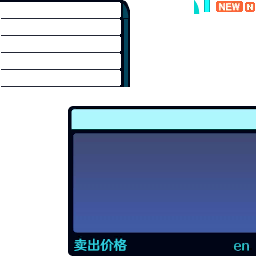
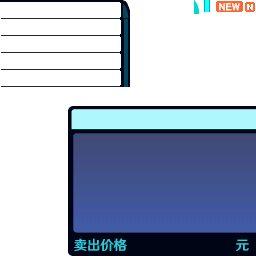
Before/after of a 256 x 256 layered artwork. What changed in the layer stack:
added layer "元" above "卖出价格" over [236, 239, 249, 251]
painted on "图层 1" over [232, 240, 252, 252]
